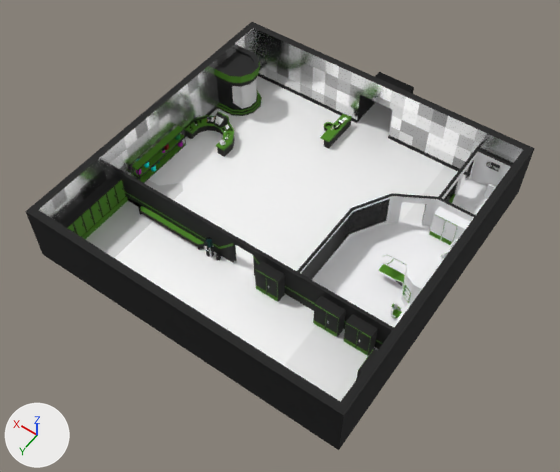
Two versions of the FBX model Assets/Resources/MapSystem/Models/Rooms/Medical Room/Medical_Room_1x1x1.fbx, one commit apart.
Camera for both pictures: a 50 mm lens placed at (-34.3, -398.4, 74.4), pointed at (-0.7, -445.3, 0.6). Lighting does not change. The marker at lower left points along +X, +Y and +Z. The first picture is the older version. Where no turn or scale is listed for an object, it has been applied to the vertices.

The older version as bpy lines, for what is in view:
```python
ob_medical_room_1x1x1 = bpy.data.objects.new('Medical_Room_1x1x1', me_плоскость_086)
ob_medical_room_1x1x1.location = (0.0, -448.0, 0.0)
# me_плоскость_086
# before: 31 (2.5, 20.0, 0.0), 32 (-2.5, 20.0, 0.0), 44 (20.0, 2.5, 0.0), 55 (-2.5, 2.5, 0.0) at pixel (293, 245), 56 (2.5, 2.5, 0.0) at pixel (259, 226)
# before: 58 (20.0, 20.0, 5.0), 60 (-2.5, 20.0, 5.0), 61 (2.5, 20.0, 5.0), 3767 (20.0, 20.0, 0.0), 4969 (2.5, 19.8, 0.0)
# before: 4971 (2.5, 19.8, 0.5), 4993 (2.5, 20.0, 0.9), 4995 (2.5, 20.0, 0.0)
```
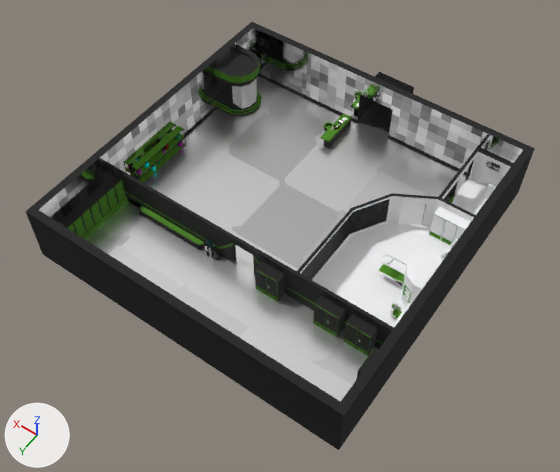
What the commit changed:
Material 'Tex. Room Floor' (mat_tex__room_floor) is new.
Uses the picture img_floor_color_png.
Uses the picture img_wall_metallic_png.
Material 'Tex. Room Wall Bad' (mat_tex__room_wall_bad) is new.
Its texture is img_wall_color_png.
Its metallic is 1.0.
Its roughness is 0.1.
me_плоскость_086 is used by ob_medical_room_1x1x1; location (0.0, -448.0, 0.0).
Verts and faces of me_плоскость_086; kept vertices keep their numbers, new ones are numbered from 5297.
me_плоскость_086 had 5297 vertices, 4866 faces and spanned x -21.0..21.0, y -25.2..21.0, z 0.0..8.0.
me_плоскость_086 now has 3679 vertices, 3292 faces and spans x -21.0..21.0, y -25.2..21.0, z 0.0..8.0.
me_плоскость_086 part 1: 23 loose pieces with 1616 vertices, spanning x 13.2..20.0, y -8.5..-4.2, z 0.0..2.7, are deleted.
Part 2, on me_плоскость_086:
Faces deleted: (31, 32, 55, 56), (31, 56, 44, 3767), (31, 61, 60, 32), (31, 3767, 58, 61), (4969, 4995, 4993, 4971).
New faces: (31, 4993, 4971, 4969) (mat_col__plating (black #1b1b1b)).
New faces: (58, 61, 4995, 3767), (32, 4995, 61, 60) (mat_tex__room_wall_bad (picture img_wall_color_png)).
New faces: (32, 55, 56, 4995), (44, 3767, 4995, 56) (mat_tex__room_floor).
me_плоскость_086 part 3: 21 faces spanning x -20.0..20.0, y -20.0..20.0, z 0.0..8.0 switch from mat_tex__wall to mat_tex__room_wall_bad (picture img_wall_color_png).
me_плоскость_086 part 4: 8 faces spanning x -20.0..20.0, y -25.0..20.0, z 0.0 switch from mat_tex__floor (picture img_floor_color_png) to mat_tex__room_floor.
Other edits to the shape of me_плоскость_086 do not show in these pictures.
me_плоскость_086 no longer uses material mat_col__security (blue #262d9f).
me_плоскость_086 no longer uses material mat_col__recreaction (orange #e78521).

Pixel boxes (x1, y1, x2, y2) of what changed, in the pictures (560 x 472 px; the box of a moved part takes in the faces that stretch with it):
part 1 of me_плоскость_086, deleted: before (184, 112, 235, 157)
part 2 of me_плоскость_086, moved or reshaped: (85, 170, 293, 326) in both
part 3 of me_плоскость_086, recoloured: (39, 28, 523, 222) in both
part 4 of me_плоскость_086, recoloured: (159, 76, 469, 402) in both
